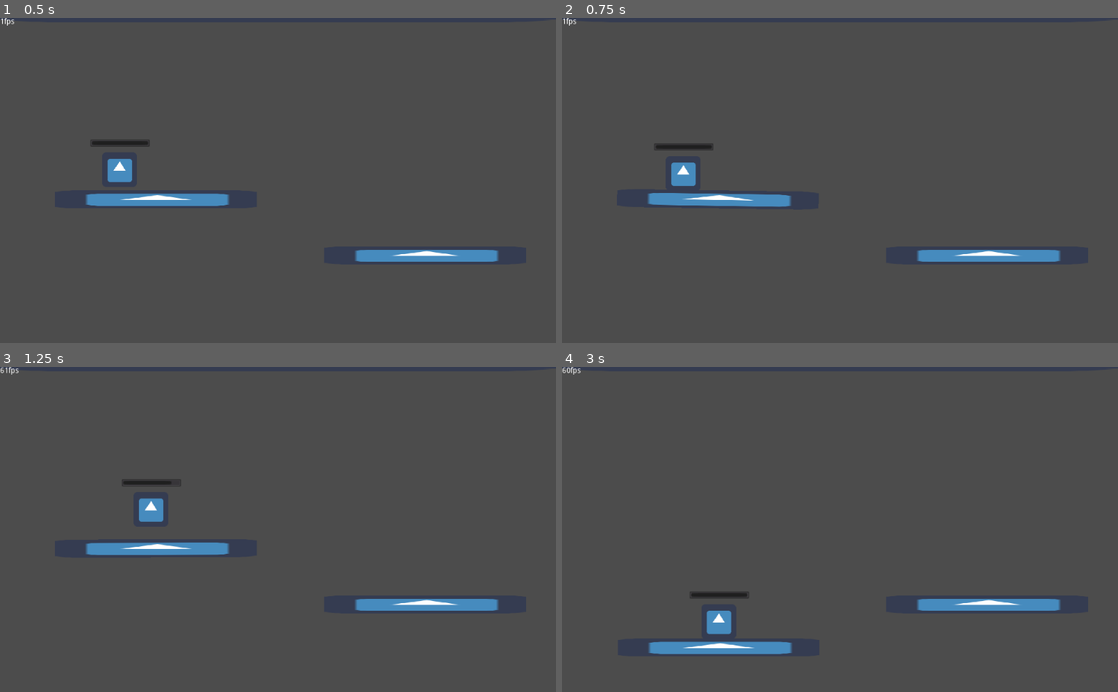
Above: before the commit, frames 1-4 (two rows, left to right).
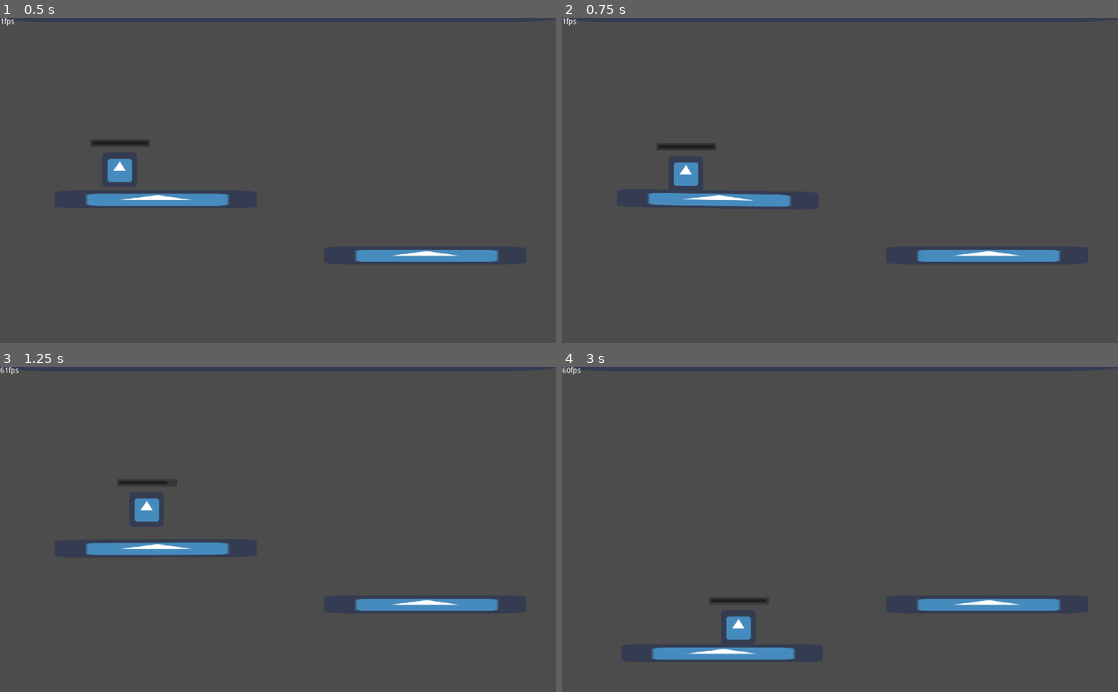
Above: after the commit, the same moments.

Repository: iwilliams/wildjam-15
Game: Godot game, scene res://Main.tscn
Same seed, same stepped clock (60 frames per second), same inputs: the game is played once before the commit and once after it. The engine's default icon, where the game draws it, is replaced by a stand-in: a white triangle on a blue panel in a dark square.
Inputs:
- Up to frame 1 (0.5 s): no input
- Up to frame 2 (0.75 s): hold D (move_right) from 0.53 s (still down)
- Up to frame 3 (1.25 s): keep holding D (move_right); tap Space (jump) at 0.77 s
- Up to frame 4 (3 s): release D (move_right) at 1.28 s; hold A (move_left) 1.28-2.03 s; tap Space (jump) at 1.52 s; hold D (move_right) from 2.03 s (still down)

Frame 1 is identical in both runs. In frame 2, 0.1% of the frame differs, in the area x 16-28%, y 38-52%; in frame 3, 0.2%; in frame 4, 2.0%, in the area x 15-42%, y 69-91%.

Commit message:
More tweaks

Diff:
--- a/Main.tscn
+++ b/Main.tscn
@@ -19,7 +19,7 @@
 mass = 1.5
 gravity_scale = 6.28
 ground_horizontal_speed = 12
-air_horizontal_speed = 8
+air_horizontal_speed = 1.0
 stamina_recovery_rate = 80
 stamina_recovery_period = 10
 jump_stamina_cost = 15
--- a/Platform.tscn
+++ b/Platform.tscn
@@ -5,6 +5,7 @@
 
 [sub_resource type="PhysicsMaterial" id=1]
 friction = 0.5
+bounce = 0.2
 
 [sub_resource type="RectangleShape2D" id=2]
 extents = Vector2( 185.274, 16.6783 )
--- a/Player.gd
+++ b/Player.gd
@@ -1,7 +1,7 @@
 extends RigidBody2D
 
 export var ground_horizontal_speed = 4
-export var air_horizontal_speed = 2
+export (float) var air_horizontal_speed = 2
 export var stamina_recovery_rate = 10
 export var stamina_recovery_period = 1000
 export var jump_stamina_cost = 10
